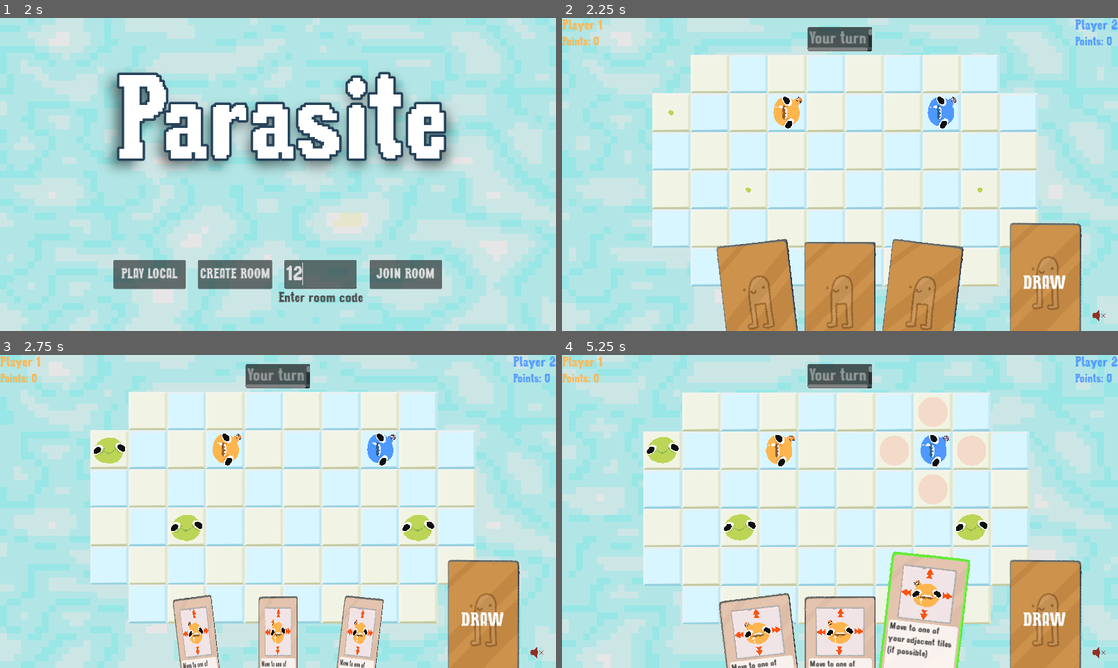
Above: before the commit, frames 1-4 (two rows, left to right).
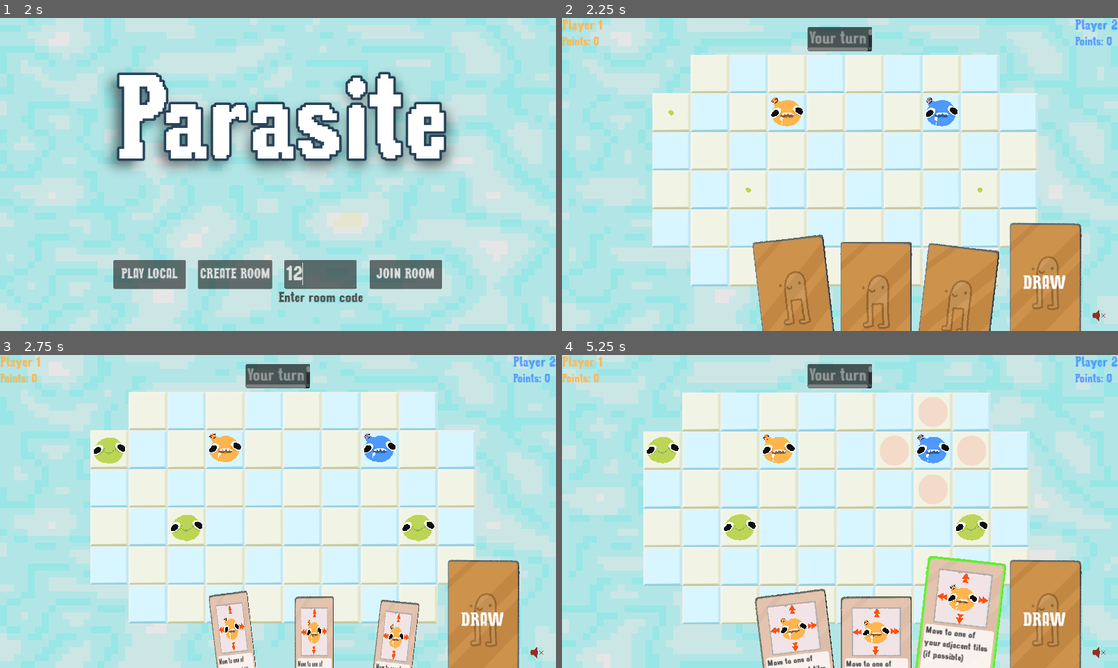
Above: after the commit, the same moments.

Repository: patator62180/GDWL_67
Game: Godot game, scene res://scenes/main/main.tscn
Two runs of this game, one before a commit and one after it. Both use one fixed random seed, a clock stepped at 60 frames per second and the inputs below.
Inputs (mouse positions are in pixels of both pictures, inside the frame that each line leads up to):
- Up to frame 1 (2 s): click "[FAKE] Start as player (local)" at 0.5 s; click (322, 274) at 1.27 s; type "12" at 1.35 s
- Up to frame 2 (2.25 s): click "PLAY LOCAL" at 2 s
- Up to frame 3 (2.75 s): no input
- Up to frame 4 (5.25 s): tap Enter (ui_accept) at 2.75 s; drag from (840, 511) to (789, 448) at 2.77 s; drag from (762, 655) to (784, 455) at 3.52 s; move the mouse to (840, 655) at 4.27 s; hold Right (right) 4.28-5 s; click (840, 655) at 4.42 s; drag from (917, 655) to (934, 448) at 5.02 s

Frame 1 is identical in both runs. In frame 2, 8.3% of the frame differs, in the area x 27-79%, y 24-100%; in frame 3, 9.3%; in frame 4, 11%, in the area x 28-80%, y 25-100%.

Commit message:
death anim qui fonctionne

Diff:
--- a/scenes/cards/card.tscn
+++ b/scenes/cards/card.tscn
@@ -176,10 +176,9 @@
 anchor_top = 0.5
 anchor_right = 0.5
 anchor_bottom = 0.5
-offset_left = -75.0
-offset_top = -125.002
-offset_right = 75.0
-offset_bottom = 124.999
+offset_top = 0.000152588
+offset_right = 150.0
+offset_bottom = 250.001
 grow_horizontal = 2
 grow_vertical = 2
 pivot_offset = Vector2(75, 125)
--- a/scenes/player/player.gd
+++ b/scenes/player/player.gd
@@ -9,6 +9,7 @@
 var tile_size = 100
 
 @export var is_moving = false
+@export var animation_player : AnimationPlayer
 
 var grid_pos = Vector2.ZERO
 var start_pos = Vector2.ZERO
@@ -99,3 +100,13 @@
     parasite.position = self.position + offset
     position = position + offset
     parasite.fly_to(position)
+
+
+func on_animation_finished(anim_name: StringName):
+    if anim_name == 'death':
+        visible = false
+
+@rpc("authority")
+func die():
+    animation_player.animation_finished.connect(on_animation_finished)
+    animation_player.play('death')
--- a/scenes/player/player.tscn
+++ b/scenes/player/player.tscn
@@ -157,9 +157,22 @@
 "update": 0,
 "values": [Color(1, 1, 1, 1)]
 }
+tracks/7/type = "value"
+tracks/7/imported = false
+tracks/7/enabled = true
+tracks/7/path = NodePath("..:rotation")
+tracks/7/interp = 1
+tracks/7/loop_wrap = true
+tracks/7/keys = {
+"times": PackedFloat32Array(0),
+"transitions": PackedFloat32Array(1),
+"update": 0,
+"values": [0.0]
+}
 
 [sub_resource type="Animation" id="Animation_mm2p6"]
 resource_name = "death"
+length = 0.8
 tracks/0/type = "value"
 tracks/0/imported = false
 tracks/0/enabled = true
@@ -300,8 +313,9 @@
 "player_moving": SubResource("Animation_3ekyv")
 }
 
-[node name="Player" type="Node2D" node_paths=PackedStringArray("raycast")]
+[node name="Player" type="Node2D" node_paths=PackedStringArray("animation_player", "raycast")]
 script = ExtResource("1_lo7lj")
+animation_player = NodePath("AnimationPlayer")
 raycast = NodePath("RayCast2D")
 parasite_scene = ExtResource("2_t1yrk")
 
@@ -317,7 +331,6 @@
 
 [node name="NodeSprite" type="Node2D" parent="."]
 position = Vector2(50, 50)
-rotation = 1.5708
 
 [node name="Face" type="Sprite2D" parent="NodeSprite"]
 texture_filter = 1
--- a/scenes/player_manager/player_manager.gd
+++ b/scenes/player_manager/player_manager.gd
@@ -8,6 +8,7 @@
 @export var modulateFaceColor = 0
 @export var player_spawner: MultiplayerSpawner
 @export var color: float = 0
+
 
 var player_characters: Array[Player]:
     get:
@@ -40,7 +41,10 @@
     var player = get_character_at_position(grid_pos, grid)
 
     if player != null:
-        player.queue_free()
+        Mediator.instance.call_on_players(player.die)
+        await get_tree().create_timer(2).timeout
+        if is_instance_valid(player):
+            player.queue_free()
 
 func process_action(action: String):
     for player in player_characters:
